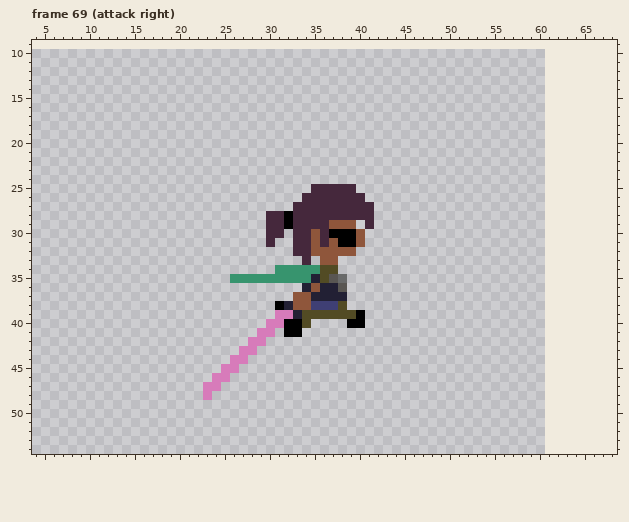
Edited in one commit: pixel-art file (assets/april/ammellan_2.aseprite). The picture above was drawn from the file before the commit.
61x56 pixels, 112 frames. Shown: frame 69 (attack right): x 4..68, y 9..54. The old version is drawn lined up with the new one, on the new canvas. The commit also changed other frames, which this record leaves out.
After the commit:
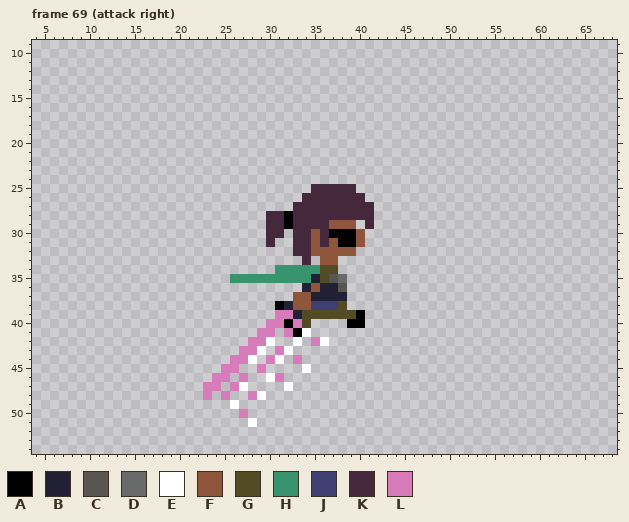
Palette (. is transparent): A #000000  B #222034  C #595652  D #696a6a  E #ffffff  F #8f563b  G #524b24  H #37946e  J #3f3f74  K #45283c  L #d77bba
Commit: finish animations
The exact change:
canvas 61x56 -> 69x66, the old top-left corner now at 0,10
--- frame 69 (attack right)
@@ x 23..38 @@
 39 ........LLBGGGGG
-40 .......LLAAG....
-41 ......LL.AA.....
-42 .....LL.........
-43 ....LL..........
-44 ...LL...........
-45 ..LL............
-46 .LL.............
-47 LL..............
-48 L...............
-49 ................
-50 ................
-51 ................
+40 .......LLALG....
+41 ......LL.LAE....
+42 .....LLE..E.LE..
+43 ....LLE.LE......
+44 ...LLE.LE.L.....
+45 ..LL..L....E....
+46 .LL.L..EL.......
+47 LL.LE....E......
+48 L.L..LE.........
+49 ...E............
+50 ....L...........
+51 .....E..........
 52 ................
Boxes around the changes in both pictures, in picture pixels (x1, y1, x2, y2):
changed: (221, 319, 329, 427)
